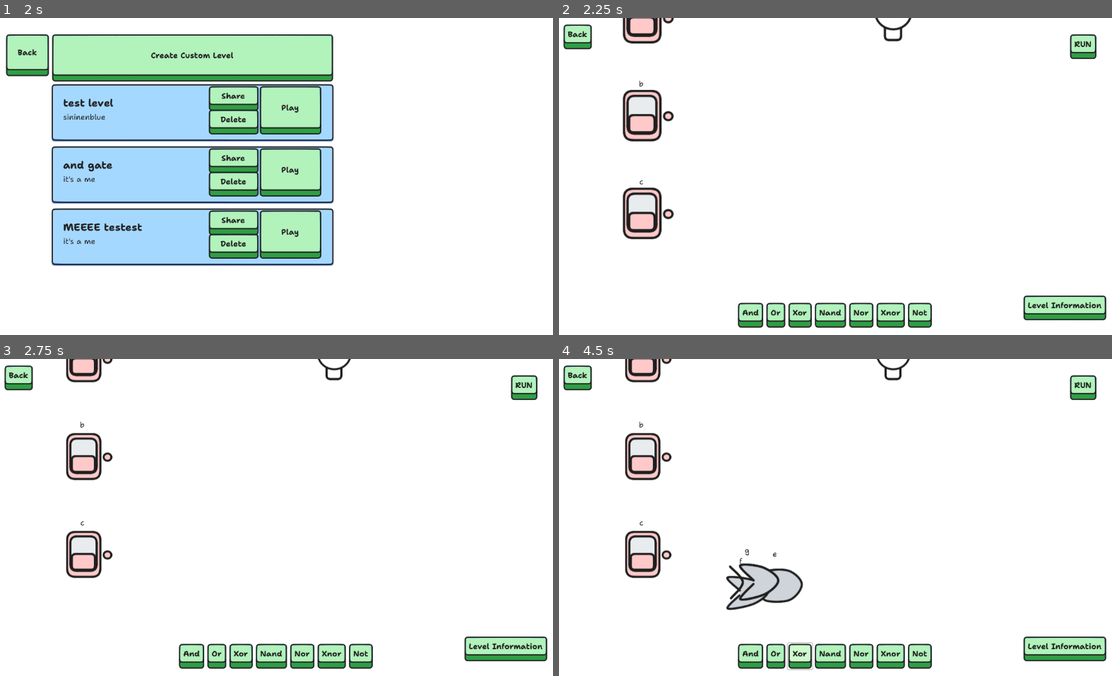
Above: before the commit, frames 1-4 (two rows, left to right).
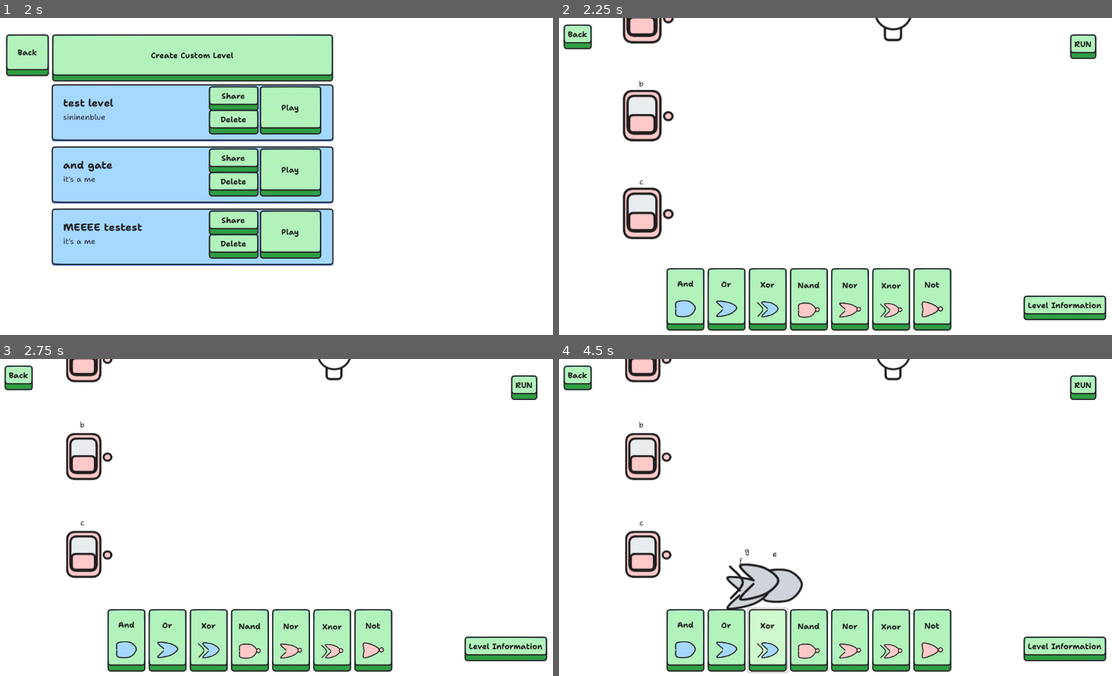
Above: after the commit, the same moments.

Repository: sininen-blue/logic-gate-tesseract
Game: Godot game, scene res://ui/title_page.tscn
Two runs of this game, one before a commit and one after it. Both use one fixed random seed, a clock stepped at 60 frames per second and the inputs below.
Inputs:
- Up to frame 1 (2 s): click "Play" at 0.5 s; click "Play" at 1.25 s
- Up to frame 2 (2.25 s): click "Play" at 2 s
- Up to frame 3 (2.75 s): no input
- Up to frame 4 (4.5 s): click "And" at 2.75 s; click "Or" at 3.5 s; click "Xor" at 4.25 s

Frame 1 is identical in both runs. In frame 2, 9.1% of the frame differs, in the area x 19-72%, y 78-99%; in frame 3, 9.1%; in frame 4, 9.4%, in the area x 19-72%, y 78-100%.

Commit message:
added icons to buttons

Diff:
--- a/simulation/simulation.tscn
+++ b/simulation/simulation.tscn
@@ -1,10 +1,17 @@
-[gd_scene load_steps=7 format=3 uid="uid://swjkfmyam37c"]
+[gd_scene load_steps=14 format=3 uid="uid://swjkfmyam37c"]
 
 [ext_resource type="Script" path="res://simulation/simulation-manager.gd" id="1_qo526"]
 [ext_resource type="PackedScene" uid="uid://psym6w7moids" path="res://simulation/gate.tscn" id="2_8m28h"]
 [ext_resource type="Script" path="res://simulation/formula_container.gd" id="3_qlwgx"]
 [ext_resource type="PackedScene" uid="uid://dpd7dfojh77bw" path="res://simulation/formula_label.tscn" id="3_qwkcl"]
+[ext_resource type="Texture2D" uid="uid://bakndx3eqlal4" path="res://assets/simulation/and.png" id="5_571u2"]
 [ext_resource type="PackedScene" uid="uid://dttx53vhtgwy1" path="res://ui/level_select/level_info.tscn" id="5_qf11p"]
+[ext_resource type="Texture2D" uid="uid://dth82x8bk4i3n" path="res://assets/simulation/or.png" id="6_6f24j"]
+[ext_resource type="Texture2D" uid="uid://bvhnk5tks5kyi" path="res://assets/simulation/xor.png" id="7_jgmls"]
+[ext_resource type="Texture2D" uid="uid://c7phyvdx6c783" path="res://assets/simulation/nand-false.png" id="8_2drvl"]
+[ext_resource type="Texture2D" uid="uid://cp7fapvx1faxt" path="res://assets/simulation/nor-false.png" id="9_p42qm"]
+[ext_resource type="Texture2D" uid="uid://cihvntuxvqwuj" path="res://assets/simulation/xnor-false.png" id="10_yyr3h"]
+[ext_resource type="Texture2D" uid="uid://cjtkhygl5goca" path="res://assets/simulation/not-false.png" id="11_ga2oo"]
 
 [sub_resource type="CircleShape2D" id="CircleShape2D_6ovty"]
 radius = 5.0
@@ -64,40 +71,75 @@
 anchor_top = 1.0
 anchor_right = 0.5
 anchor_bottom = 1.0
-offset_left = -208.0
-offset_top = -67.0
-offset_right = 208.0
+offset_left = -374.0
+offset_top = -138.0
+offset_right = 269.0
 grow_horizontal = 2
 grow_vertical = 0
 alignment = 1
 
 [node name="AndButton" type="Button" parent="CanvasLayer/UI/FlowContainer"]
+custom_minimum_size = Vector2(80, 130)
 layout_mode = 2
 text = "And"
+icon = ExtResource("5_571u2")
+icon_alignment = 1
+vertical_icon_alignment = 2
+expand_icon = true
 
 [node name="OrButton" type="Button" parent="CanvasLayer/UI/FlowContainer"]
+custom_minimum_size = Vector2(80, 0)
 layout_mode = 2
 text = "Or"
+icon = ExtResource("6_6f24j")
+icon_alignment = 1
+vertical_icon_alignment = 2
+expand_icon = true
 
 [node name="XorButton" type="Button" parent="CanvasLayer/UI/FlowContainer"]
+custom_minimum_size = Vector2(80, 0)
 layout_mode = 2
 text = "Xor"
+icon = ExtResource("7_jgmls")
+icon_alignment = 1
+vertical_icon_alignment = 2
+expand_icon = true
 
 [node name="NandButton" type="Button" parent="CanvasLayer/UI/FlowContainer"]
+custom_minimum_size = Vector2(80, 0)
 layout_mode = 2
 text = "Nand"
+icon = ExtResource("8_2drvl")
+icon_alignment = 1
+vertical_icon_alignment = 2
+expand_icon = true
 
 [node name="NorButton" type="Button" parent="CanvasLayer/UI/FlowContainer"]
+custom_minimum_size = Vector2(80, 0)
 layout_mode = 2
 text = "Nor"
+icon = ExtResource("9_p42qm")
+icon_alignment = 1
+vertical_icon_alignment = 2
+expand_icon = true
 
 [node name="XnorButton" type="Button" parent="CanvasLayer/UI/FlowContainer"]
+custom_minimum_size = Vector2(80, 0)
 layout_mode = 2
 text = "Xnor"
+icon = ExtResource("10_yyr3h")
+icon_alignment = 1
+vertical_icon_alignment = 2
+expand_icon = true
 
 [node name="NotButton" type="Button" parent="CanvasLayer/UI/FlowContainer"]
+custom_minimum_size = Vector2(80, 0)
 layout_mode = 2
 text = "Not"
+icon = ExtResource("11_ga2oo")
+icon_alignment = 1
+vertical_icon_alignment = 2
+expand_icon = true
 
 [node name="RunButton" type="Button" parent="CanvasLayer/UI"]
 layout_mode = 1
